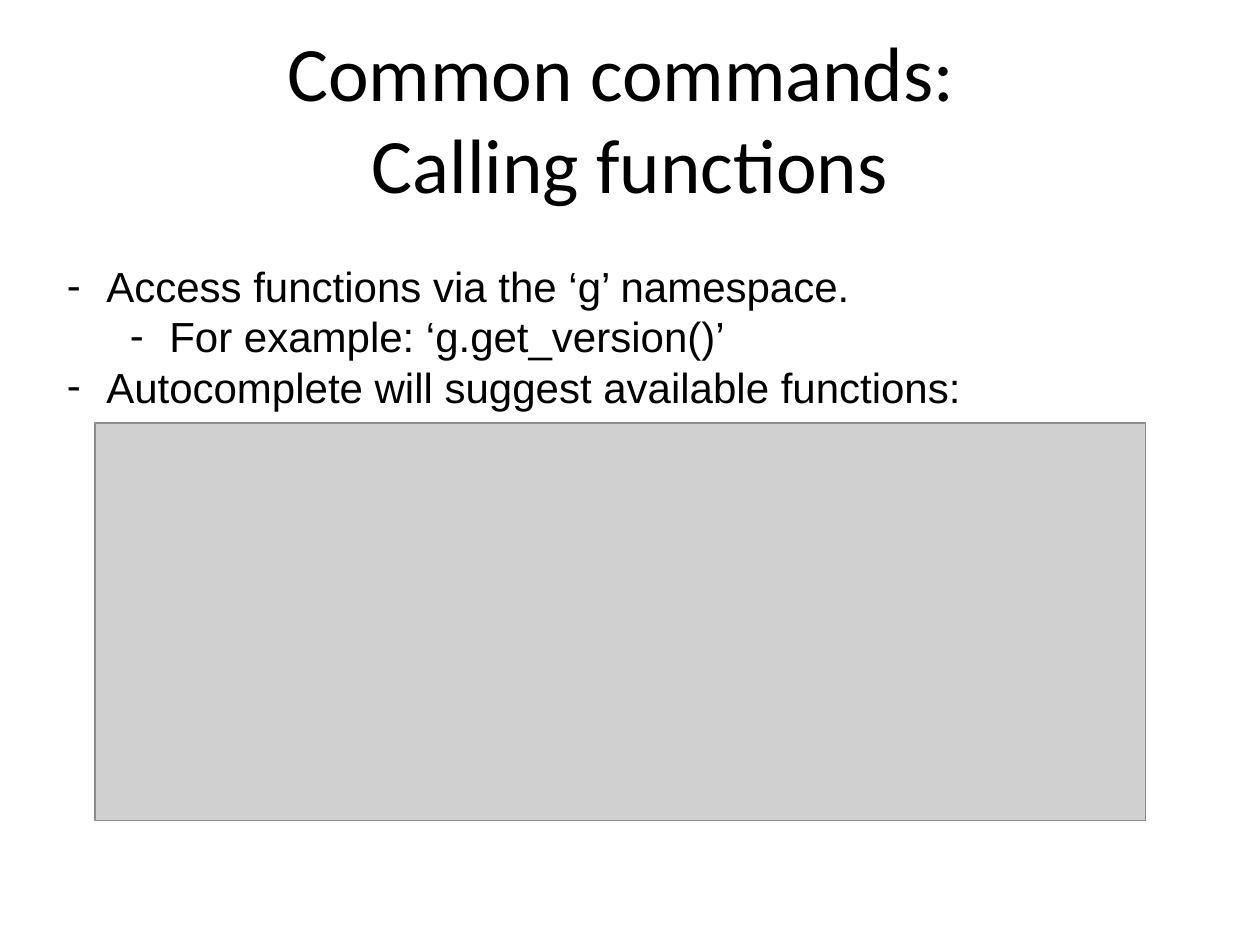
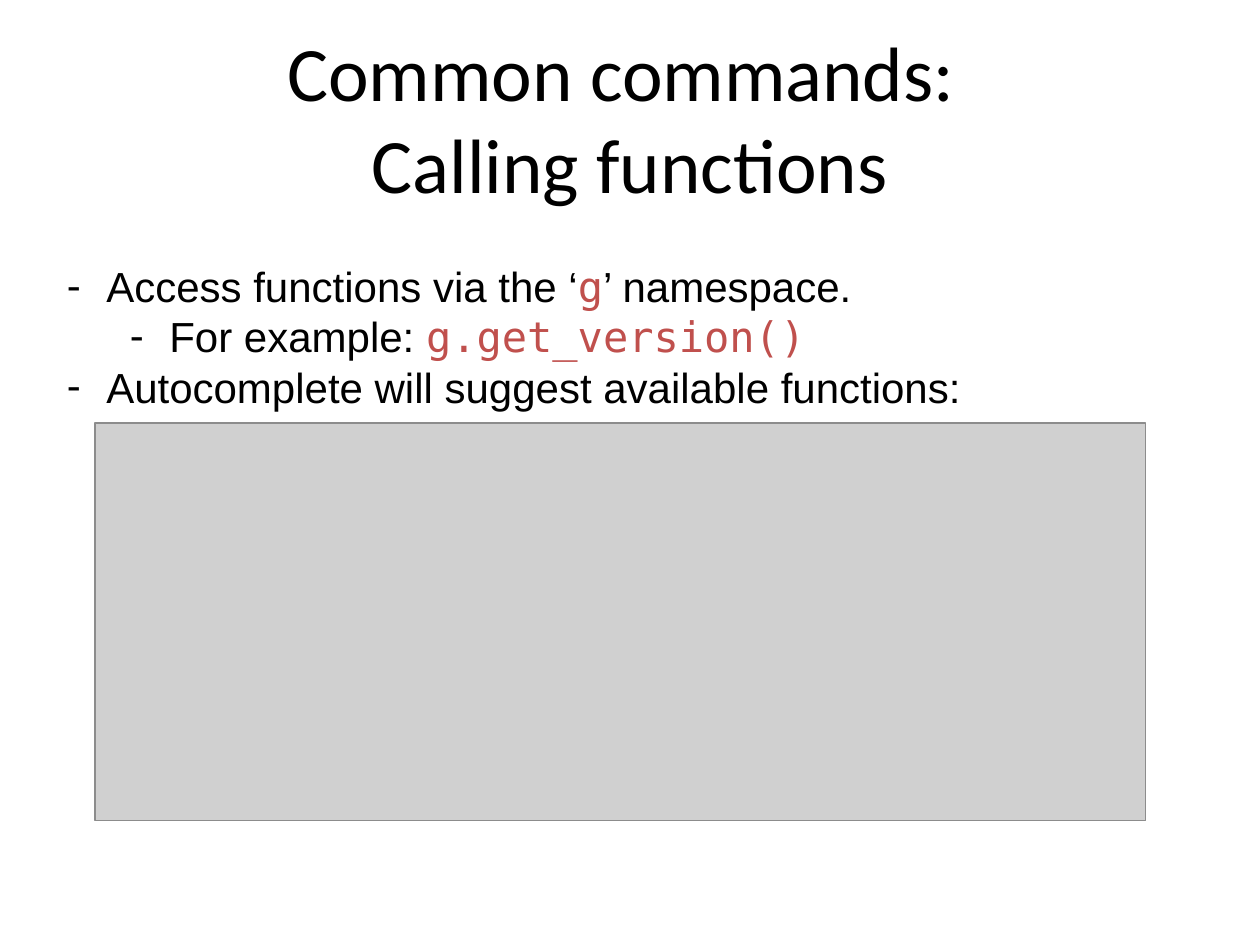
Before and after one commit to ISISComputingGroup/ibex_user_manual, a slide deck: slide 5 of genie_python_and_ibex/genie_python_and_ibex.pptx. Drawn at 1260x945 pixels with LibreOffice and Linux fonts; fonts in the diff are those of the drawing; grey boxes stand for pictures; background and template pictures are left out. Boxes give left, top, right and bottom in pixels: in the first picture for what was removed or moved away, otherwise in the second. Text is boxed around its words. In the diff, an @@ line names an element or a change of style, - is before the commit and + after.

Commit message:
Add text formatting to PPT to make it clearer

```diff
--- a/genie_python_and_ibex/genie_python_and_ibex.pptx
+++ b/genie_python_and_ibex/genie_python_and_ibex.pptx
@@ text at [106,271,852,310]: font Arial to DejaVu Sans Mono, text colour #000000 to #C0504D in "‘g’" @@
@@ text at [169,320,805,362]: text changed; font Arial to DejaVu Sans Mono; text colour #000000 to #C0504D @@
-  – For example: ‘g.get_version()’
+  – For example: g.get_version()
```
Also in this commit, not shown: 14 other slides changed, 1 slide removed.
